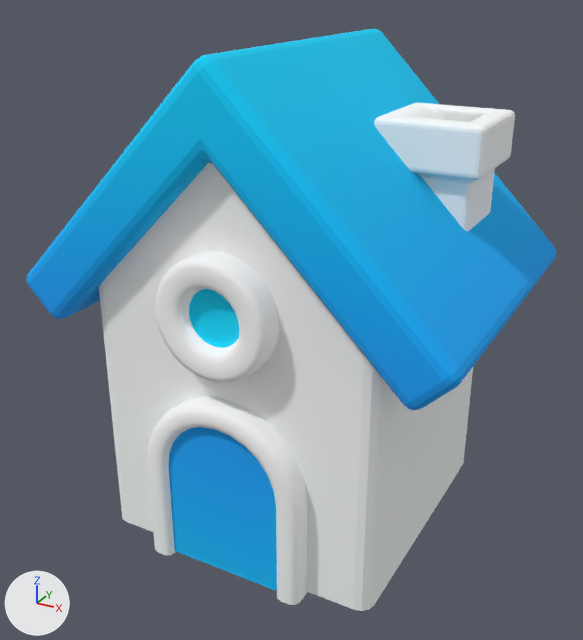
The glTF model models/House02.glb, before and after one commit.
The view is the same before and after, from a 50 mm lens placed at (2.45, -4.61, 2.69), pointed at (-0.03, -0.12, 0.44). The lights are fixed; the arrows at lower left show +X, +Y and +Z.
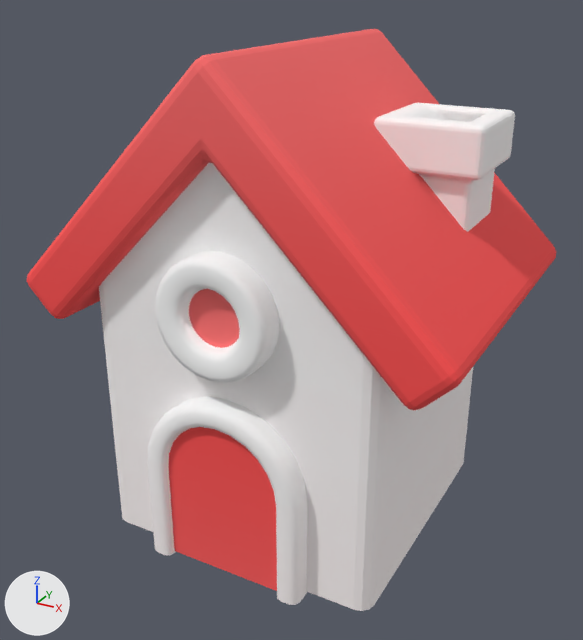
The newer file is also turned or shifted as a whole; pictures and numbers use the older file's frame.

Pixel boxes [x1, y1, x2, y2] of what changed, in the pictures (583 x 640 px):
'Cube.002', surface changed (blue to red): [27, 29, 556, 594] in both

Diff of the bpy script that builds the scene:
```diff
--- a/models/House02.glb.py
+++ b/models/House02.glb.py
@@ img_house_red @@
+img_house_red = load_image('house_red', '_unpacked/house_red', 1080, 1080, 'sRGB')
@@ mat_material1_001 @@
 mat_material1_001 = principled_material('Material1.001')
-mat_material1_001.texture = img_housegra
+mat_material1_001.texture = img_house_red
 mat_material1_001.roughness = 1.0
```
